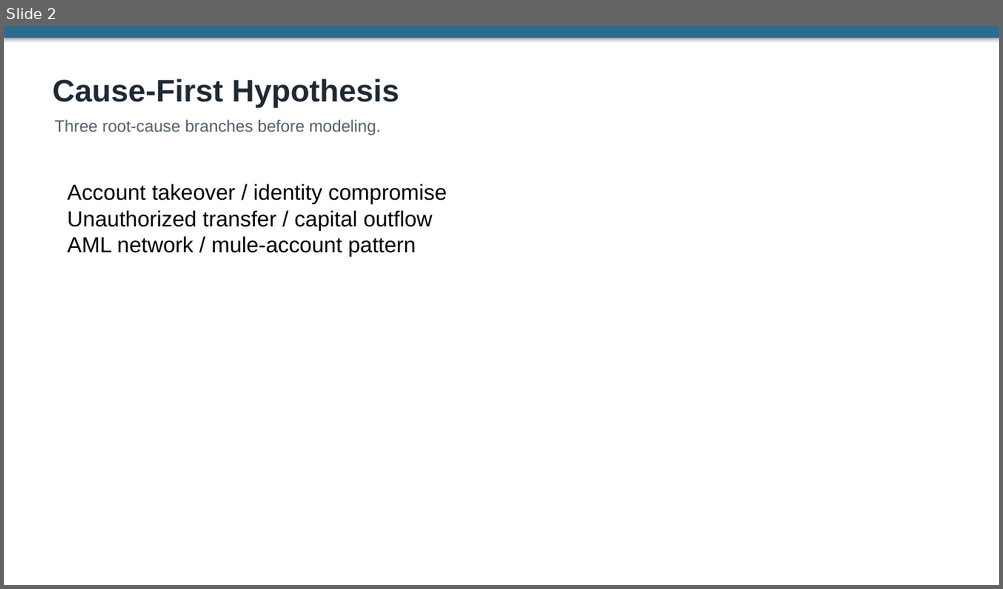
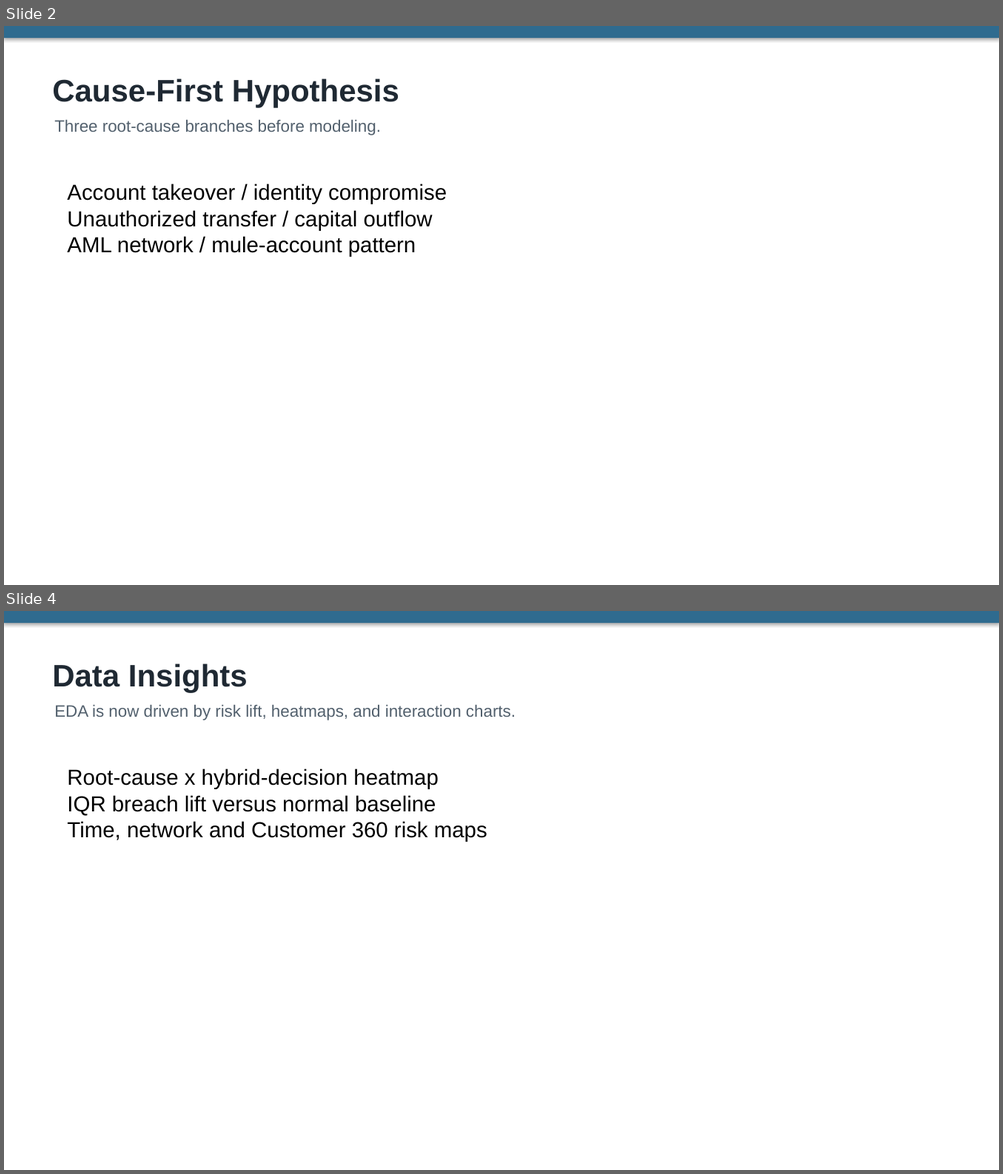
Before and after one commit to sonson0910/Fraud_Anomaly_Detection, a slide deck: report/final_slide_deck.pptx. Shown one above the other, each under a label of ours: slide 2 before the commit, slides 2 and 4 after it; the slides between them are not shown. The pictures are 1003x589 and 1003x1174 pixels, drawn with LibreOffice and Linux fonts; fonts in the diff are those of the drawing. Boxes give left, top, right and bottom in pixels: in the first picture for what was removed or moved away, otherwise in the second. Text is boxed around its words. In the diff, an @@ line names an element or a change of style, - is before the commit and + after.

```diff
--- a/report/final_slide_deck.pptx
+++ b/report/final_slide_deck.pptx
@@ slide 4 added at [4, 611, 999, 1170], background #FFFFFF @@
@@ rectangle added at [4, 611, 999, 623], fill #2F6B8F @@
@@ text added at [52, 664, 247, 692], 30 pt, text #1F2933, bold @@
+Data Insights
@@ text added at [54, 705, 515, 721], 16 pt, text #52606D @@
+EDA is now driven by risk lift, heatmaps, and interaction charts.
@@ text added at [67, 769, 487, 842], 21 pt, text #000000 @@
+Root-cause x hybrid-decision heatmap
+IQR breach lift versus normal baseline
+Time, network and Customer 360 risk maps
```
Also in this commit, not shown: 3 slides changed, 4 other slides added, 38 other files.
